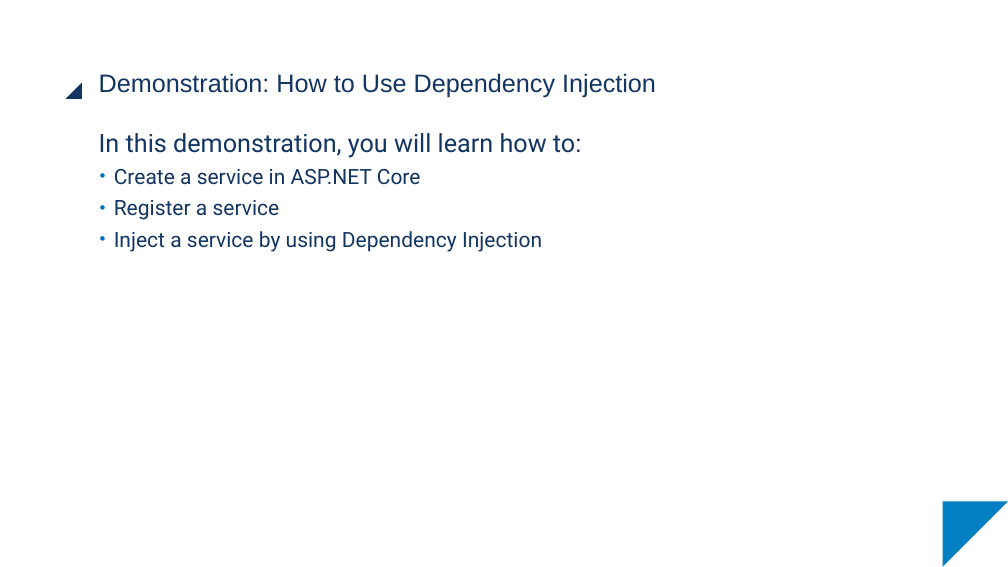
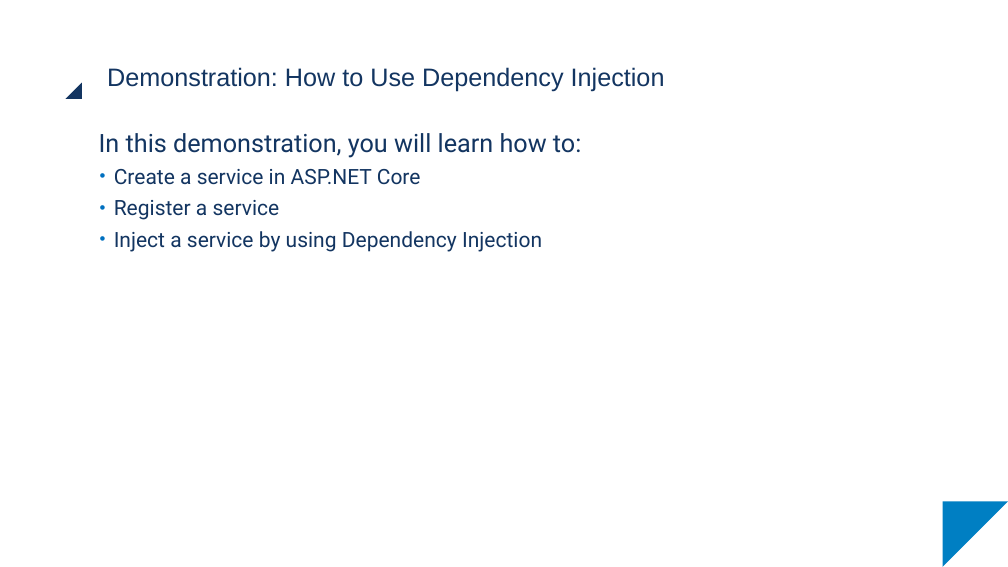
Before and after one commit to scolapicchioni/razorhybrid, a slide deck: slide 10 of Slides/Razor_03.pptx. Drawn at 1008x567 pixels with LibreOffice and Linux fonts; fonts in the diff are those of the drawing. Boxes give left, top, right and bottom in pixels: in the first picture for what was removed or moved away, otherwise in the second. Text is boxed around its words. In the diff, an @@ line names an element or a change of style, - is before the commit and + after.

```diff
--- a/Slides/Razor_03.pptx
+++ b/Slides/Razor_03.pptx
@@ title "Demonstration: How to Use Dependency ..." moved from (x1=99, y1=73, x2=656, y2=97) to (x1=107, y1=67, x2=665, y2=91) @@
```
Also in this commit, not shown: 2 other slides changed, 39 other files.
